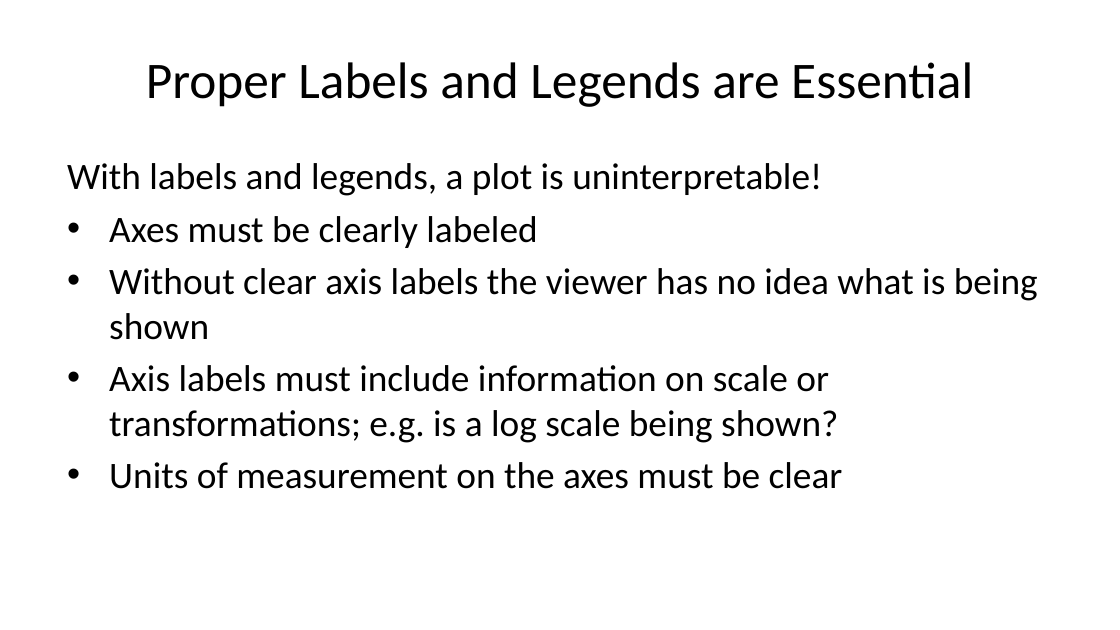
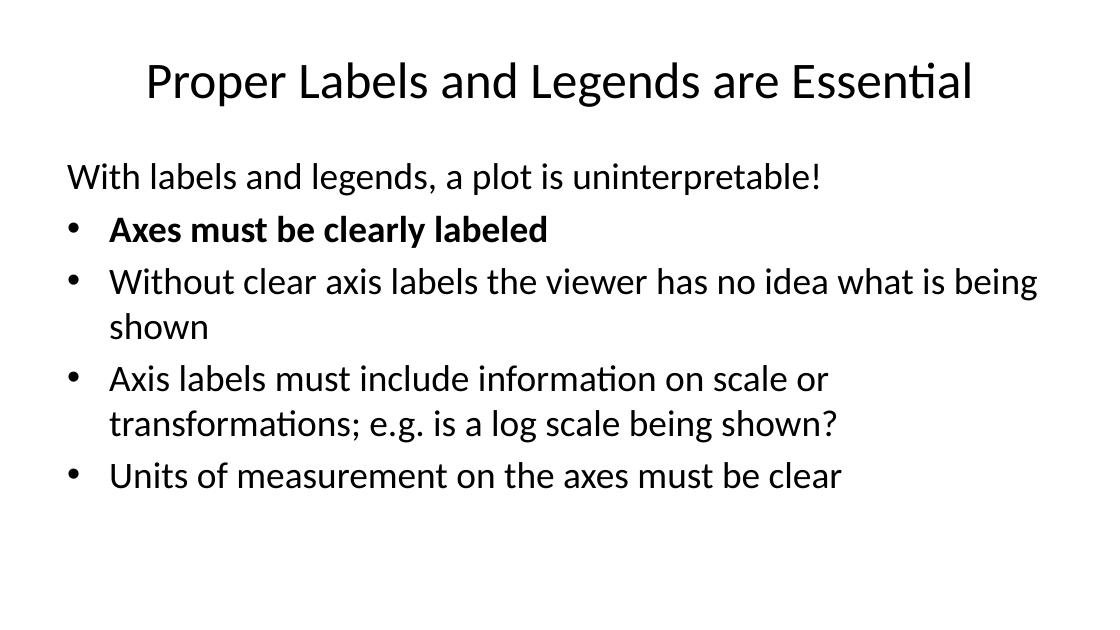
Before and after one commit to StephenElston/CSCI-E-83, a slide deck: slide 41 of LectureSlides/01_PreceptionForScientificVisualization.pptx. Drawn at 1120x630 pixels with LibreOffice and Linux fonts; fonts in the diff are those of the drawing. Boxes give left, top, right and bottom in pixels: in the first picture for what was removed or moved away, otherwise in the second. Text is boxed around its words. In the diff, an @@ line names an element or a change of style, - is before the commit and + after.

```diff
--- a/LectureSlides/01_PreceptionForScientificVisualization.pptx
+++ b/LectureSlides/01_PreceptionForScientificVisualization.pptx
@@ text at (x1=109, y1=215, x2=548, y2=248): bold on in "Axes must be clearly labeled" @@
```
Also in this commit, not shown: 1 other slide changed, 2 other files.
